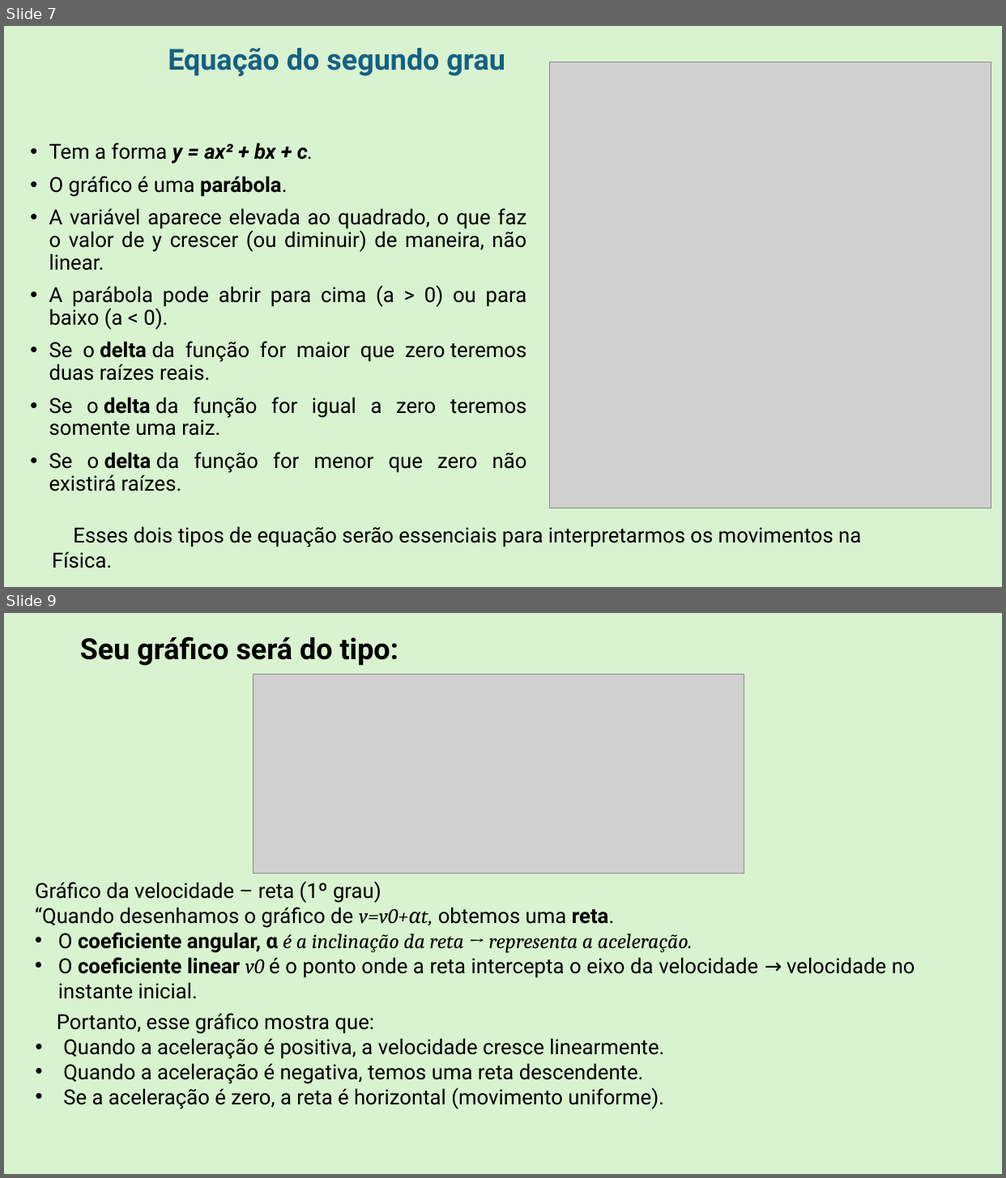
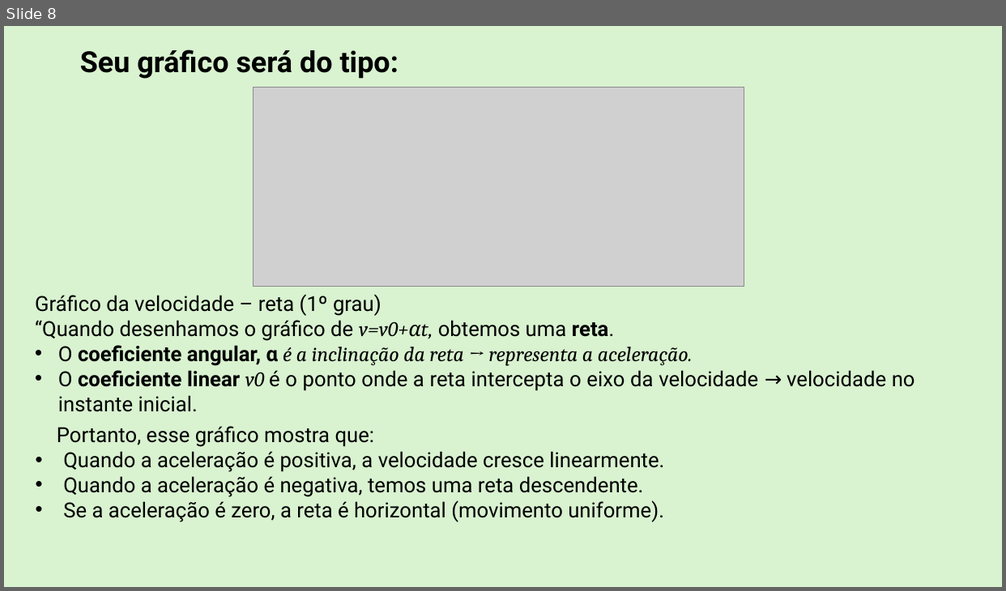
Before and after one commit to Rafael-Silva-Natal/IFRN_apresentacoes, a slide deck: Downloads/Matematica Fundamental.pptx. Shown one above the other, each under a label of ours: slides 7 and 9 before the commit, slide 8 after it; the slides between them are not shown. The pictures are 1006x1178 and 1006x591 pixels, drawn with LibreOffice and Linux fonts; fonts in the diff are those of the drawing; grey boxes stand for pictures. Boxes give left, top, right and bottom in pixels: in the first picture for what was removed or moved away, otherwise in the second. Text is boxed around its words. In the diff, an @@ line names an element or a change of style, - is before the commit and + after.

```diff
--- a/Downloads/Matematica Fundamental.pptx
+++ b/Downloads/Matematica Fundamental.pptx
@@ slide 7 removed at box(4, 26, 1002, 587), background #D9F2D0 @@
@@ title removed at box(168, 48, 505, 76) @@
-Equação do segundo grau
@@ picture removed at box(550, 62, 991, 509) @@
@@ text removed at box(49, 143, 527, 492) @@
-• Tem a forma y = ax² + bx + c.
-• O gráfico é uma parábola.
-• A variável aparece elevada ao quadrado, o que faz o valor de y crescer (ou diminuir) de maneira, não linear.
-• A parábola pode abrir para cima (a > 0) ou para baixo (a < 0).
-• Se o delta da função for maior que zero teremos duas raízes reais.
-• Se o delta da função for igual a zero teremos somente uma raiz.
-• Se o delta da função for menor que zero não existirá raízes.
@@ text removed at box(73, 527, 861, 548) @@
-Esses dois tipos de equação serão essenciais para interpretarmos os movimentos na Física.
@@ what was slide 9 is now slide 8 @@
```
Also in this commit, not shown: 5 slides changed, 3 slides added, 13 other slides removed, 2 other files.
